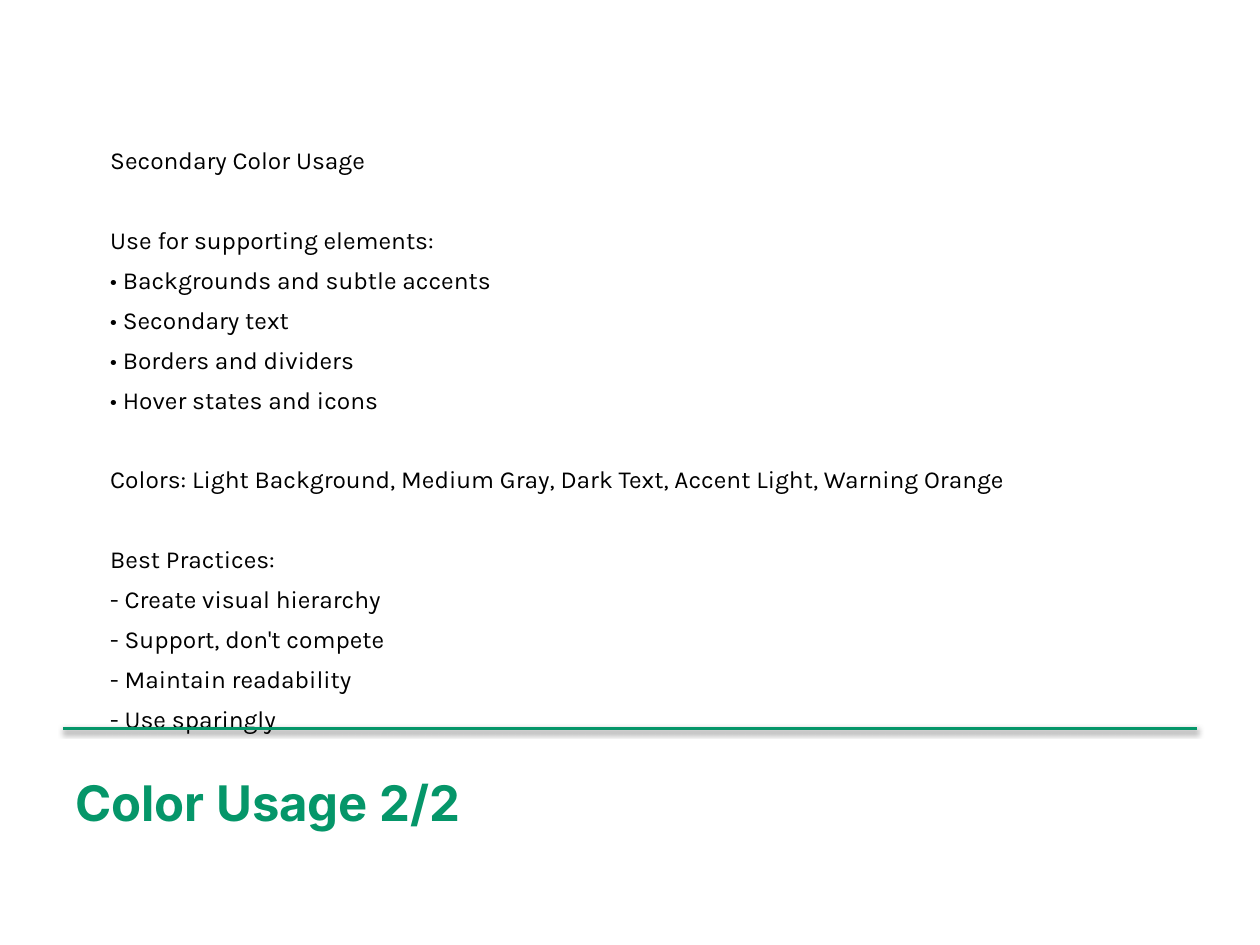
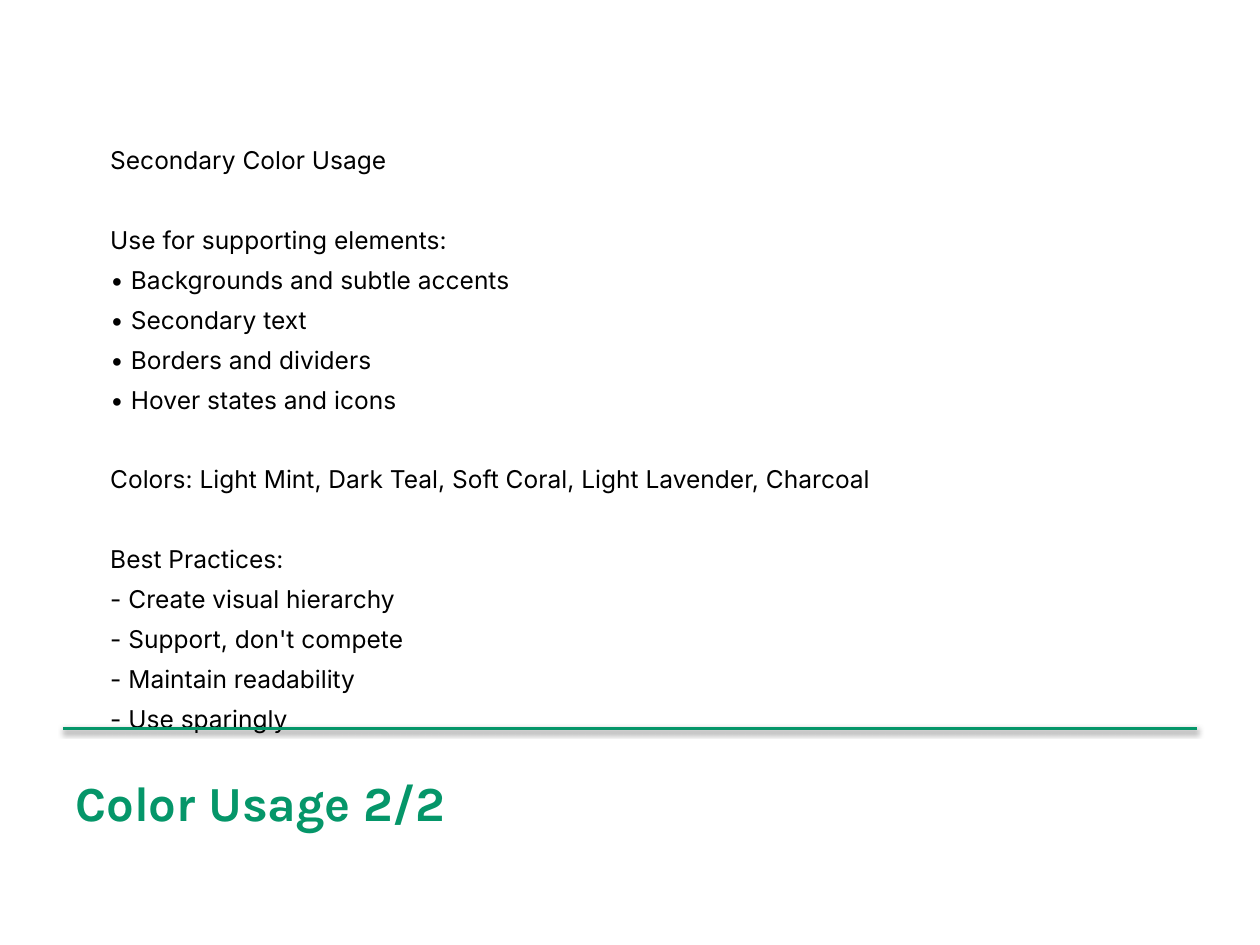
Before and after one commit to md-anas-sabah/brand_book_generator_crewai, a slide deck: slide 15 of output/chaayos/chaayos_enhanced_brand_book.pptx. Drawn at 1260x945 pixels with LibreOffice and Linux fonts; fonts in the diff are those of the drawing. Boxes give left, top, right and bottom in pixels: in the first picture for what was removed or moved away, otherwise in the second. Text is boxed around its words. In the diff, an @@ line names an element or a change of style, - is before the commit and + after.

```diff
--- a/output/chaayos/chaayos_enhanced_brand_book.pptx
+++ b/output/chaayos/chaayos_enhanced_brand_book.pptx
@@ text at bbox=[110, 151, 509, 653]: font Karla to Inter in "Secondary Color Usage", "Use for supporting elements:", "• Backgrounds and subtle accents", "• Secondary text" and 7 more places @@
@@ text at bbox=[110, 469, 870, 494]: text changed; font Karla to Inter @@
-Colors: Light Background, Medium Gray, Dark Text, Accent Light, Warning Orange
+Colors: Light Mint, Dark Teal, Soft Coral, Light Lavender, Charcoal
@@ text "Color Usage 2/2" at bbox=[75, 784, 445, 833]: font Inter to Karla @@
```
Also in this commit, not shown: 19 other slides changed, 1 slide added, 36 other files.
